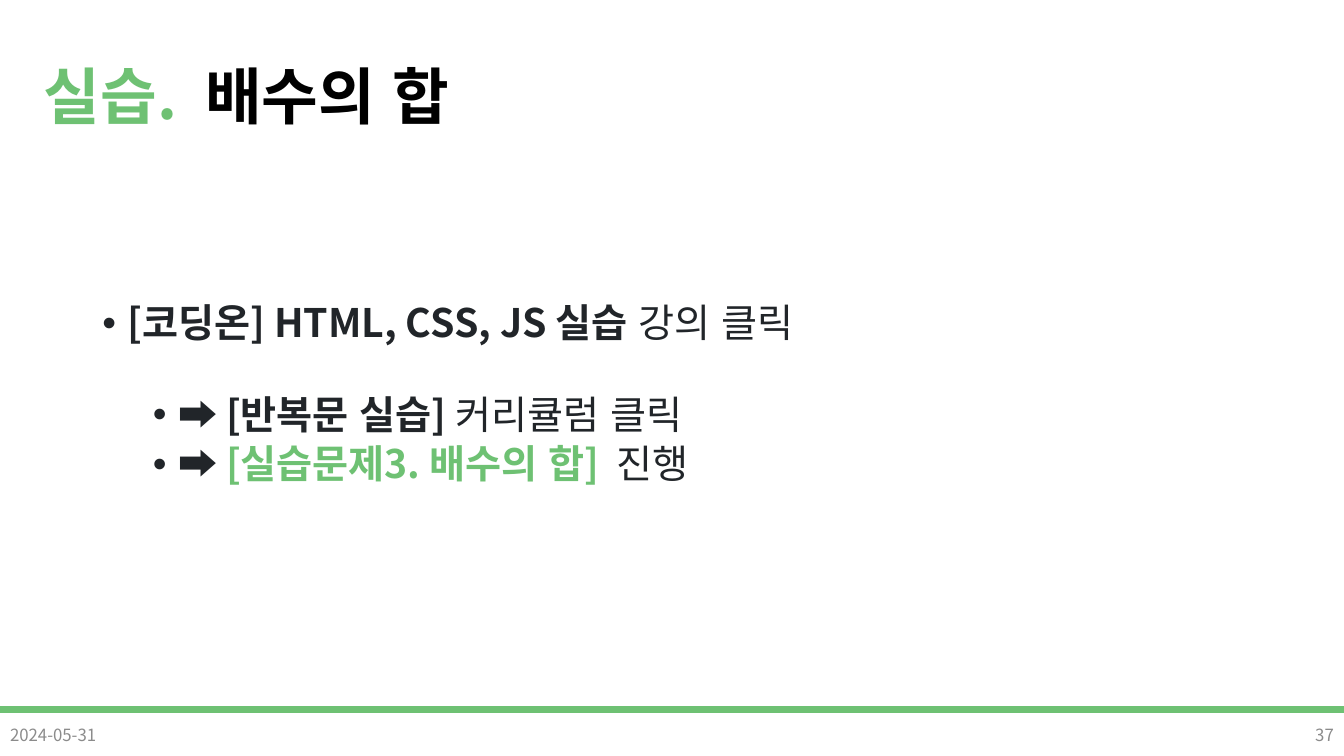
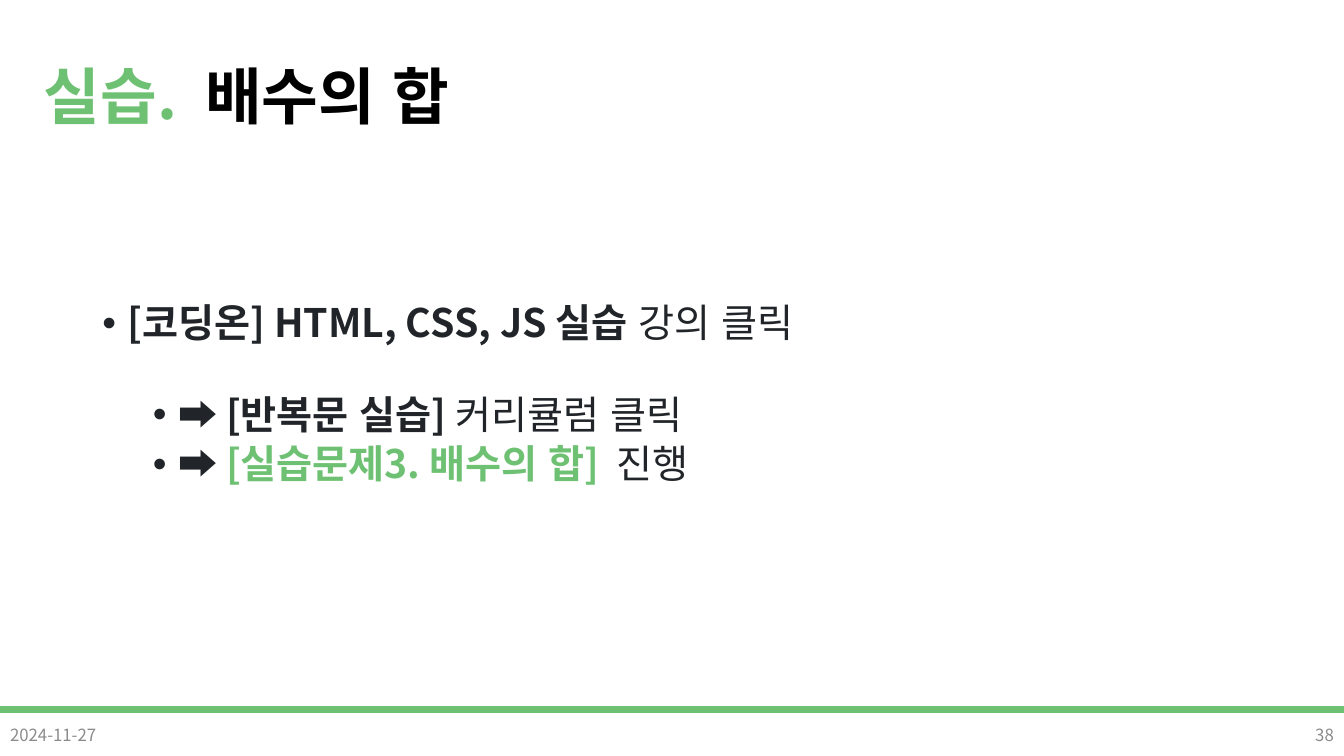
Before and after one commit to DevDamon0527/SeSAC_Yeongdeungpo_Campus_6th, a slide deck: slide 38 of material/[SeSAC_YDP_6] 04_3_Javascript.pptx (slide 37 before the commit). Drawn at 1344x756 pixels with LibreOffice and Linux fonts; fonts in the diff are those of the drawing; background and template pictures are left out. Boxes give left, top, right and bottom in pixels: in the first picture for what was removed or moved away, otherwise in the second. Text is boxed around its words. In the diff, an @@ line names an element or a change of style, - is before the commit and + after.

```diff
--- a/material/[SeSAC_YDP_6] 04_3_Javascript.pptx
+++ b/material/[SeSAC_YDP_6] 04_3_Javascript.pptx
@@ text at (10,728,96,741): text changed @@
-2024-05-31
+2024-11-27
@@ page number at (1315,728,1334,741): text changed @@
-37
+38
```
Also in this commit, not shown: 31 other slides changed, 2 slides added, 1 slide removed, 13 other files.
